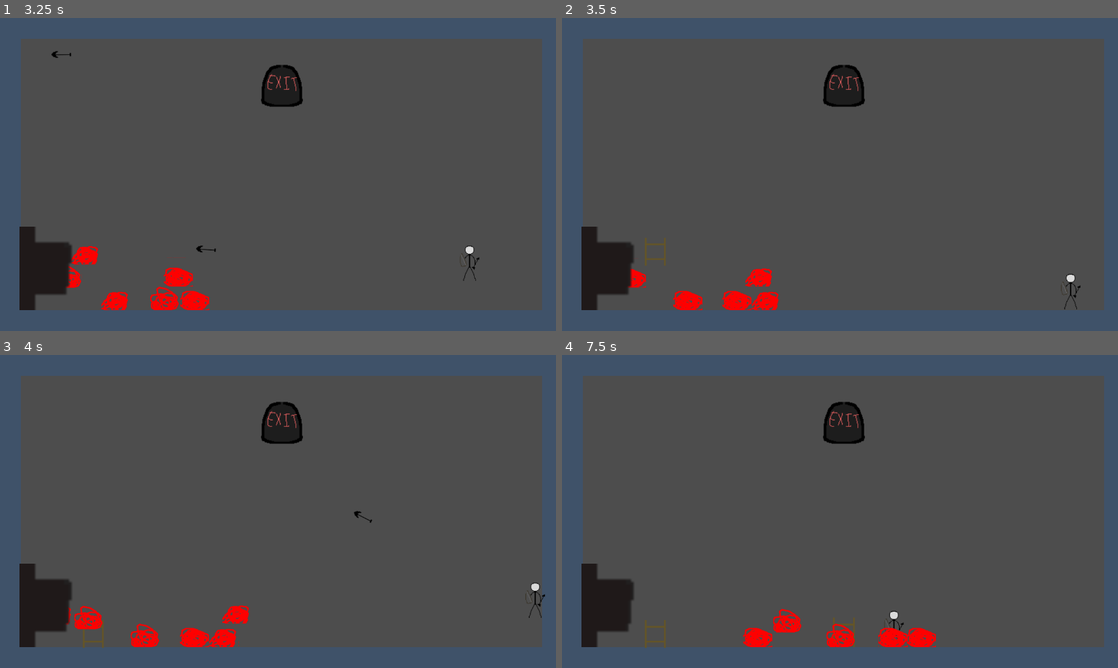
Above: before the commit, frames 1-4 (two rows, left to right).
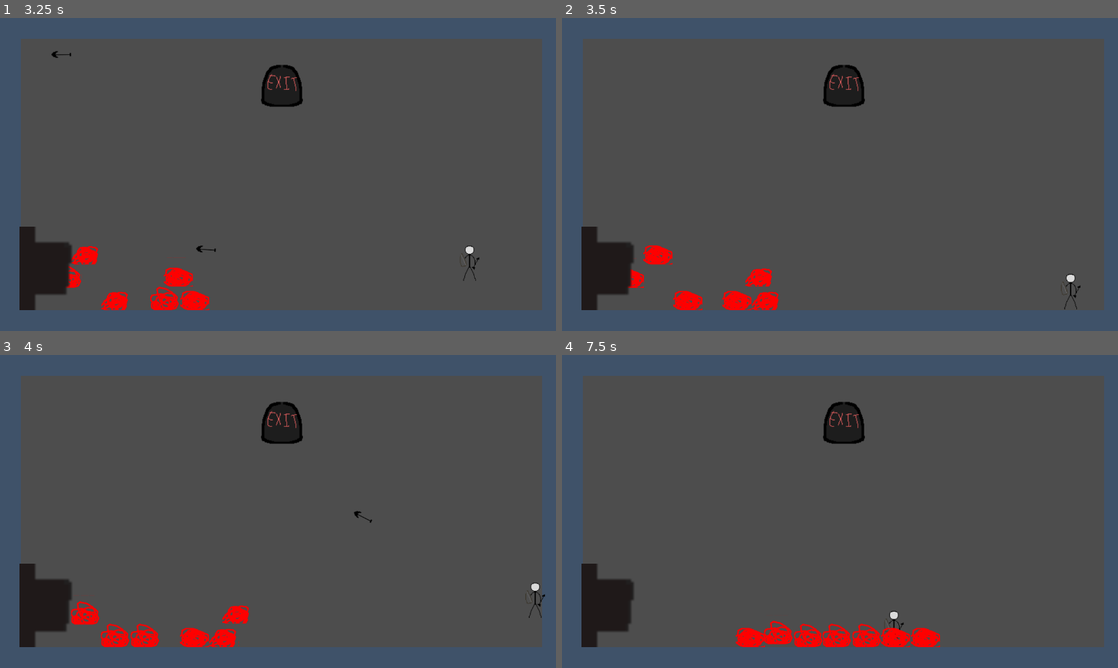
Above: after the commit, the same moments.

Repository: maqpeter-bit/CMPM80k_final_project_repo
Game: Godot game, scene res://main.tscn
Two runs of this game, one before a commit and one after it. Both use one fixed random seed, a clock stepped at 60 frames per second and the inputs below.
Inputs (mouse positions are in pixels of both pictures, inside the frame that each line leads up to):
- Up to frame 1 (3.25 s): tap Enter at 0.5 s; move the mouse to (400, 158) at 0.52 s; hold D (right) 0.53-2.03 s; click (400, 158) at 0.6 s; tap Space (jump) at 0.77, 1.52, 3.02 s; move the mouse to (166, 190) at 1.27 s; click (166, 190) at 1.35 s; move the mouse to (333, 105) at 2.02 s; hold A (left) 2.03-2.78 s; click (333, 105) at 2.1 s; move the mouse to (250, 237) at 2.77 s; hold D (right) from 2.78 s (still down); click (250, 237) at 2.85 s
- Up to frame 2 (3.5 s): keep holding D (right)
- Up to frame 3 (4 s): keep holding D (right); move the mouse to (444, 558) at 3.52 s; click (444, 558) at 3.6 s; tap Space (jump) at 3.77 s
- Up to frame 4 (7.5 s): move the mouse to (673, 464) at 4.27 s; release D (right) at 4.28 s; hold A (left) 4.28-5.03 s; click (673, 464) at 4.35 s; tap Space (jump) at 4.52, 6.02, 6.77 s; move the mouse to (867, 511) at 5.02 s; hold D (right) 5.03-5.78 s; click (867, 511) at 5.1 s; move the mouse to (756, 433) at 5.77 s; hold A (left) 5.78-7.28 s; click (756, 433) at 5.85 s; move the mouse to (962, 495) at 6.52 s; click (962, 495) at 6.6 s; move the mouse to (728, 527) at 7.27 s; hold D (right) from 7.28 s (still down); click (728, 527) at 7.35 s

Frame 1 is identical in both runs. In frame 2, 0.4% of the frame differs, in the area x 11-20%, y 70-87%; in frame 3, 0.6%; in frame 4, 1.7%, in the area x 14-68%, y 81-94%.

Commit message:
Increased Horde health to 10

Diff:
--- a/horde_1.gd
+++ b/horde_1.gd
@@ -5,7 +5,7 @@
 const JUMP_VELOCITY = -400.0
 var player: CharacterBody2D
 var jumpTimer:= 0.0
-var health = 1.0
+var health = 10.0
 var player_in_hitbox = null
 var damage_timer = 0.0
 
